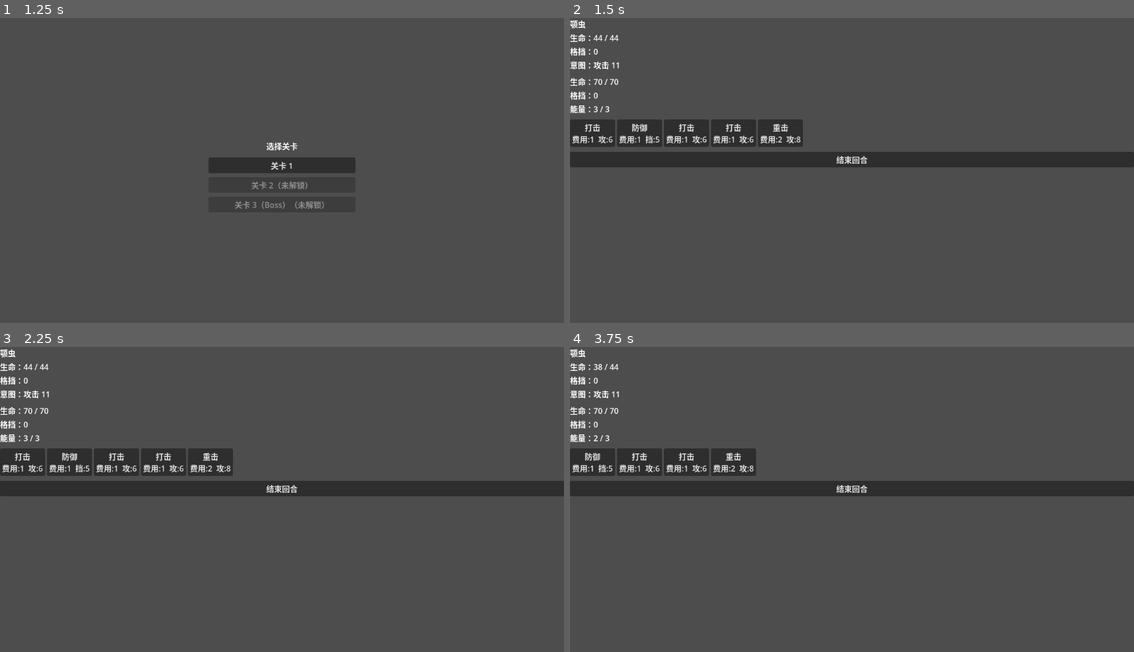
Above: before the commit, frames 1-4 (two rows, left to right).
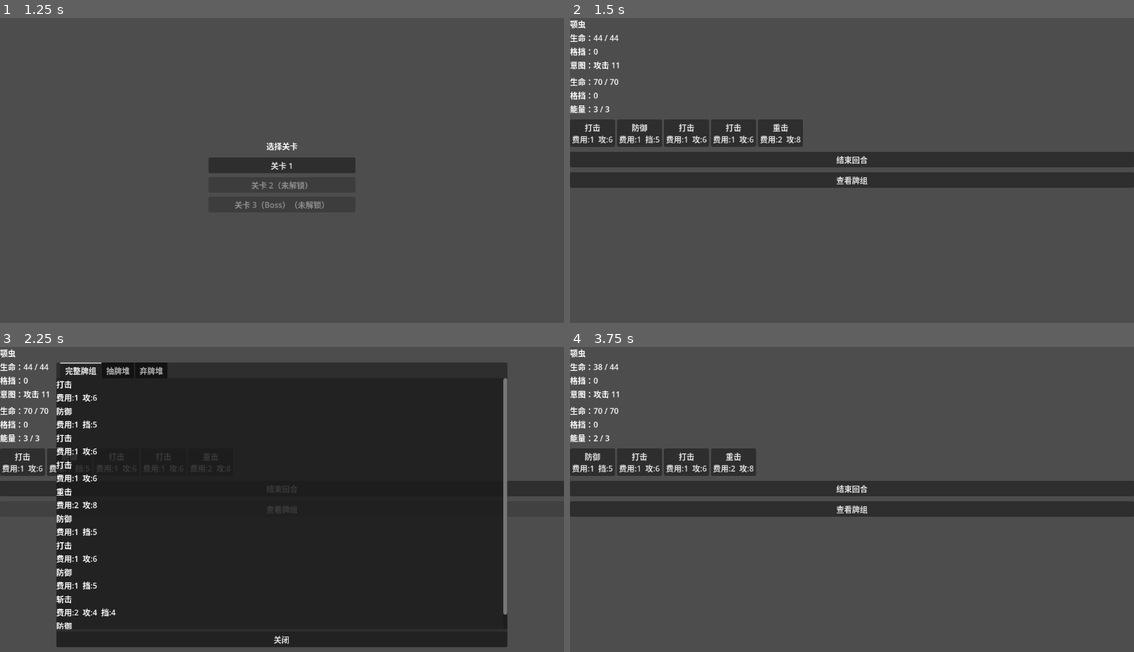
Above: after the commit, the same moments.

Repository: archer47-qingmei/AIGameTest2
Game: Godot game, scene res://menu/MainMenu.tscn
Same seed, same stepped clock (60 frames per second), same inputs: the game is played once before the commit and once after it.
Inputs (mouse positions are in pixels of both pictures, inside the frame that each line leads up to):
- Up to frame 1 (1.25 s): click "开始游戏" at 0.5 s
- Up to frame 2 (1.5 s): click "关卡 1" at 1.25 s
- Up to frame 3 (2.25 s): click (282, 508) at 2 s, where only the run after the commit has a clickable "查看牌组"
- Up to frame 4 (3.75 s): click (852, 639) at 2.75 s, where only the run after the commit has a clickable "关闭"; click "打击 费用:1 攻:6" at 3.5 s

Frame 1 is identical in both runs. In frame 2, 5.0% of the frame differs, in the area x 0-100%, y 50-56%; in frame 3, 68%, in the area x 10-90%, y 5-99%; in frame 4, 5.0%.

Commit message:
feat: add deck viewer popup with 3 tabs to CombatScreen
Co-Authored-By: Claude Sonnet 4.6 <noreply@anthropic.com>

Diff:
--- a/combat/CombatScreen.gd
+++ b/combat/CombatScreen.gd
@@ -13,6 +13,12 @@
 @onready var _btn_return_menu: Button  = $BtnReturnMenu
 @onready var _btn_get_reward: Button   = $BtnGetReward
 @onready var _btn_win: Button          = $BtnWin
+@onready var _btn_view_deck: Button    = $VBoxContainer/BtnViewDeck
+@onready var _deck_view_panel: Panel   = $DeckViewPanel
+@onready var _btn_close_deck: Button   = $DeckViewPanel/VBoxContainer/BtnCloseDeck
+@onready var _all_cards_list: VBoxContainer = $DeckViewPanel/VBoxContainer/TabContainer/完整牌组/AllCardsList
+@onready var _draw_list: VBoxContainer      = $DeckViewPanel/VBoxContainer/TabContainer/抽牌堆/DrawList
+@onready var _discard_list: VBoxContainer   = $DeckViewPanel/VBoxContainer/TabContainer/弃牌堆/DiscardList
 
 var _engine: CombatEngine
 var _hand_buttons: Array[Button] = []
@@ -25,6 +31,8 @@
 	_btn_return_menu.pressed.connect(GameManager.go_to_menu)
 	_btn_get_reward.pressed.connect(GameManager.go_to_reward)
 	_btn_win.pressed.connect(GameManager.go_to_win)
+	_btn_view_deck.pressed.connect(_on_view_deck_pressed)
+	_btn_close_deck.pressed.connect(_deck_view_panel.hide)
 	_engine.setup(GameManager.player_state.deck, GameManager.get_current_enemy_data(), GameManager.player_state.hp)
 
 func _on_card_pressed(card: CardData) -> void:
@@ -67,3 +75,24 @@
 		_btn_return_menu.visible = true
 	for btn: Button in _hand_buttons:
 		btn.disabled = true
+
+func _on_view_deck_pressed() -> void:
+	var all_cards: Array[CardData] = []
+	for card: CardData in _engine.hand:
+		all_cards.append(card)
+	for card: CardData in _engine.get_draw_pile():
+		all_cards.append(card)
+	for card: CardData in _engine.get_discard_pile():
+		all_cards.append(card)
+	_populate_list(_all_cards_list, all_cards)
+	_populate_list(_draw_list, _engine.get_draw_pile())
+	_populate_list(_discard_list, _engine.get_discard_pile())
+	_deck_view_panel.show()
+
+func _populate_list(container: VBoxContainer, cards: Array[CardData]) -> void:
+	for child in container.get_children():
+		child.queue_free()
+	for card: CardData in cards:
+		var lbl: Label = Label.new()
+		lbl.text = card.get_description()
+		container.add_child(lbl)
--- a/combat/CombatScreen.tscn
+++ b/combat/CombatScreen.tscn
@@ -57,6 +57,10 @@
 layout_mode = 2
 text = "结束回合"
 
+[node name="BtnViewDeck" type="Button" parent="VBoxContainer"]
+layout_mode = 2
+text = "查看牌组"
+
 [node name="LblResult" type="Label" parent="."]
 layout_mode = 1
 anchors_preset = 8
@@ -108,3 +112,44 @@
 offset_bottom = -25.0
 visible = false
 text = "通关！"
+
+[node name="DeckViewPanel" type="Panel" parent="."]
+layout_mode = 1
+anchor_left = 0.1
+anchor_top = 0.05
+anchor_right = 0.9
+anchor_bottom = 0.95
+visible = false
+
+[node name="VBoxContainer" type="VBoxContainer" parent="DeckViewPanel"]
+layout_mode = 1
+anchors_preset = 15
+anchor_right = 1.0
+anchor_bottom = 1.0
+theme_override_constants/separation = 5
+
+[node name="TabContainer" type="TabContainer" parent="DeckViewPanel/VBoxContainer"]
+layout_mode = 2
+size_flags_vertical = 3
+
+[node name="完整牌组" type="ScrollContainer" parent="DeckViewPanel/VBoxContainer/TabContainer"]
+layout_mode = 2
+
+[node name="AllCardsList" type="VBoxContainer" parent="DeckViewPanel/VBoxContainer/TabContainer/完整牌组"]
+layout_mode = 2
+
+[node name="抽牌堆" type="ScrollContainer" parent="DeckViewPanel/VBoxContainer/TabContainer"]
+layout_mode = 2
+
+[node name="DrawList" type="VBoxContainer" parent="DeckViewPanel/VBoxContainer/TabContainer/抽牌堆"]
+layout_mode = 2
+
+[node name="弃牌堆" type="ScrollContainer" parent="DeckViewPanel/VBoxContainer/TabContainer"]
+layout_mode = 2
+
+[node name="DiscardList" type="VBoxContainer" parent="DeckViewPanel/VBoxContainer/TabContainer/弃牌堆"]
+layout_mode = 2
+
+[node name="BtnCloseDeck" type="Button" parent="DeckViewPanel/VBoxContainer"]
+layout_mode = 2
+text = "关闭"
